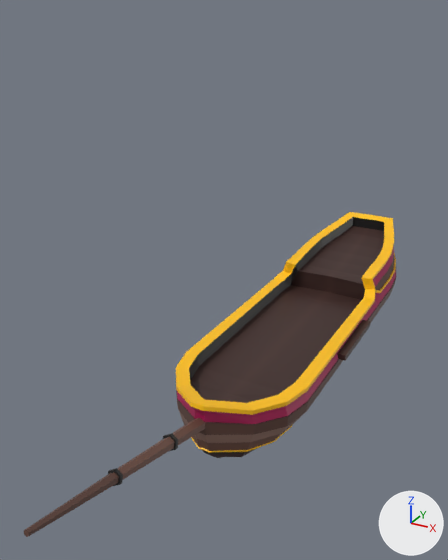
Renders of the Blender file Assets/Art/Blender/Ships/EnemyBoatTiny.blend from each side of a commit.
The view is the same before and after, from a camera (50 mm lens) standing at (10.0, -26.1, 16.2) and looking at (-1.6, -5.0, 5.7). Every picture has the same lights, and +X, +Y and +Z are marked at lower right.

The scene before the commit, as lines of its bpy script (objects in view):
```python
me_circle_002 = bpy.data.meshes.new('Circle.002')
me_circle_002.from_pydata(...)  # 60 vertices, 55 faces; spans x -1.0..1.0, y -1.1..1.1, z 0.0..34.7
me_circle_002.materials.append(mat_material_001)  # picture img_boatcolorpalette_png_001
me_cube = bpy.data.meshes.new('Cube')
me_cube.from_pydata(...)  # 667 vertices, 628 faces; spans x 0.0..3.2, y -10.0..11.3, z -0.9..4.2
me_cube.materials.append(mat_material)  # picture img_boatcolorpalette_png
ob_boat = bpy.data.objects.new('Boat', me_cube)
ob_boat.location = (0.0, 0.0, 0.0)
_m = ob_boat.modifiers.new('Mirror', 'MIRROR')
_m.use_clip = True
ob_escote = bpy.data.objects.new('Escote', me_circle_002)
ob_escote.location = (0.0, -8.92, 1.78)
ob_escote.rotation_euler = (1.321, 0.0, 0.0)  # degrees (76, 0, 0)
ob_escote.scale = (0.277, 0.277, 0.277)
```
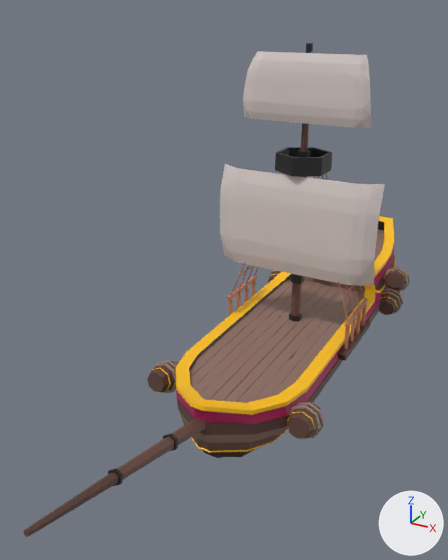
Where the change shows, as pixel boxes [x1, y1, x2, y2] in the pictures (448 x 560 px):
'Handle', added: after [220, 43, 385, 322]
'LowerFloor', added (brown): after [189, 278, 364, 403]
'Barrels.003', added (brown): after [147, 360, 325, 439]
'Boat.001', added (brown): after [227, 275, 368, 350]
'Barrels.001', added (brown): after [268, 270, 404, 315]
'Barrels.002', added (brown): after [384, 267, 410, 291]
'Boat.002', added: after [231, 173, 365, 322]
'Wall.001', added: after [304, 276, 365, 293]
'FloorLower', added: after [354, 229, 384, 286]
part 1 of me_cube, cut back: before [190, 226, 384, 403]; after [337, 320, 370, 361]

The change, as a diff of the scene's bpy script:
```diff
--- a/Assets/Art/Blender/Ships/EnemyBoatTiny.blend.py
+++ b/Assets/Art/Blender/Ships/EnemyBoatTiny.blend.py
@@ me_cube @@
-me_cube.from_pydata(...)  # 667 vertices, 628 faces; spans x 0.0..3.2, y -10.0..11.3, z -0.9..4.2
+me_cube.from_pydata(...)  # 656 vertices, 617 faces; spans x 0.0..3.2, y -10.0..11.3, z -0.9..4.2
+# me_cube part 1
+# 19 vertices are removed from x 0.0, y -8.6..10.0, z 1.8..3.3
+# 28 faces are deleted
+# 8 vertices are added at x 3.0, y -2.5..1.2, z 1.8..2.0
+# 17 new faces join them
 me_cube.materials.append(mat_material)
@@ ob_boat_002 @@
+ob_boat_002 = bpy.data.objects.new('Boat.002', me_cube_004)  # 28 vertices, 18 faces; spans x 0.61..2.96, y -1.9..0.65, z 3.46..10.02; in mat_material (picture img_boatcolorpalette_png); modifiers MIRROR, WIREFRAME
+ob_boat_002.location = (0.0, 0.0, -0.11)
@@ ob_boat_001 @@
+ob_boat_001 = bpy.data.objects.new('Boat.001', me_cube_003)  # 42 vertices, 78 faces; spans x 2.89..3.03, y -2.16..0.91, z 1.93..3.5; in mat_material (picture img_boatcolorpalette_png); modifiers MIRROR
+ob_boat_001.location = (0.0, 0.0, -0.11)
@@ ob_barrels_003 @@
+ob_barrels_003 = bpy.data.objects.new('Barrels.003', me_cylinder_003)  # 195 vertices, 212 faces; spans x -1.69..1.65, y -1.52..1.52, z -1.44..1.43; in mat_material_008 (picture img_boatcolorpalette_png_008); modifiers MIRROR
+ob_barrels_003.location = (3.17, -7.25, 1.6)
+ob_barrels_003.rotation_euler = (1.301, -0.0166, -0.544)  # degrees (75, -1, -31)
+ob_barrels_003.scale = (0.471, 0.463, 0.611)
@@ ob_lowerfloor @@
+ob_lowerfloor = bpy.data.objects.new('LowerFloor', me_plane_032)  # 120 vertices, 92 faces; spans x -2.6..2.63, y -10.78..3.58, z -0.07..0.09; in mat_material_002 (picture img_boatcolorpalette_png_002)
+ob_lowerfloor.location = (-0.05, 0.99, 2.25)
@@ ob_barrels_002 @@
+ob_barrels_002 = bpy.data.objects.new('Barrels.002', me_cylinder_003.copy())  # modifiers MIRROR
+ob_barrels_002.location = (3.17, 5.87, 2.51)
+ob_barrels_002.rotation_euler = (1.157, -0.0694, -0.497)  # degrees (66, -4, -28)
+ob_barrels_002.scale = (0.471, 0.463, 0.611)
@@ ob_barrels_001 @@
+ob_barrels_001 = bpy.data.objects.new('Barrels.001', me_cylinder_003.copy())  # modifiers MIRROR
+ob_barrels_001.location = (3.17, 4.87, 1.6)
+ob_barrels_001.rotation_euler = (1.554, 0.135, -0.529)  # degrees (89, 7.7, -30)
+ob_barrels_001.scale = (0.471, 0.463, 0.611)
@@ ob_handle @@
+ob_handle = bpy.data.objects.new('Handle', me_circle_004)  # 346 vertices, 393 faces; spans x -19.3..19.3, y -6.4..6.4, z 0.0..65.7; in mat_material_005 (picture img_boatcolorpalette_png_005)
+ob_handle.location = (0.0, -0.75, 2.13)
+ob_handle.scale = (0.194, 0.194, 0.194)
@@ ob_wall_001 @@
+ob_wall_001 = bpy.data.objects.new('Wall.001', me_plane_003)  # 104 vertices, 52 faces; spans x -3.19..3.18, y -0.65..0.65, z -0.07..0.07; in mat_material_004 (picture img_boatcolorpalette_png_004)
+ob_wall_001.location = (0.0, 3.86, 2.03)
+ob_wall_001.rotation_euler = (1.571, 0.0, 3.142)  # degrees (90, 0, 180)
+ob_wall_001.scale = (0.786, 1.0, 1.0)
@@ ob_floorlower @@
+ob_floorlower = bpy.data.objects.new('FloorLower', me_plane_042)  # 120 vertices, 78 faces; spans x -2.68..2.7, y -1.84..0.58, z -0.12..0.07; in mat_material_003 (picture img_boatcolorpalette_png_003)
+ob_floorlower.location = (0.02, 5.33, 2.93)
+ob_floorlower.rotation_euler = (-0.0943, 0.0, 3.142)  # degrees (-5.4, 0, 180)
+ob_floorlower.scale = (0.799, 3.05, 1.0)
```
